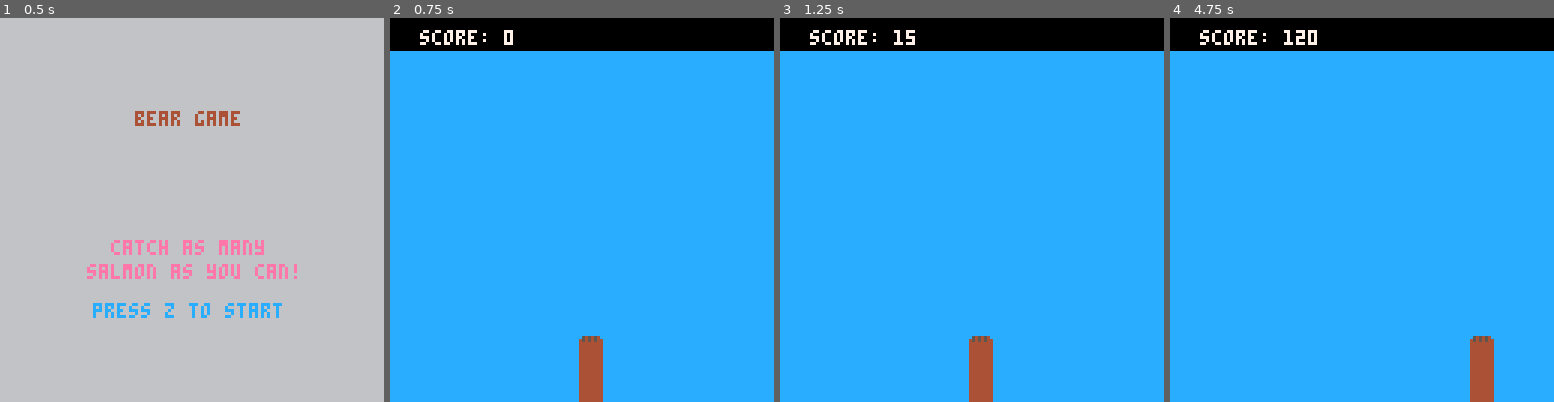
Above: before the commit, frames 1-4 (left to right).
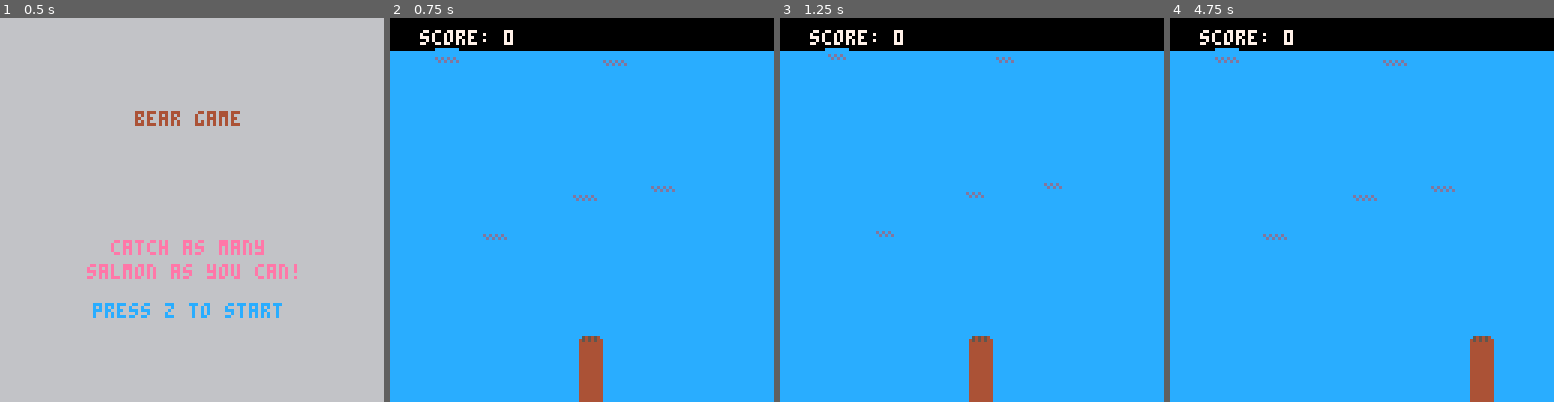
Above: after the commit, the same moments.

Repository: kirsty-gasston/bear-game
Game: PICO-8 cartridge bear-game.p8
Two runs of this game, one before a commit and one after it. Both use one fixed random seed, a clock stepped at 60 frames per second and the inputs below.
Inputs:
- Up to frame 1 (0.5 s): no input
- Up to frame 2 (0.75 s): tap O (Z key) at 0.7 s
- Up to frame 3 (1.25 s): no input
- Up to frame 4 (4.75 s): hold Right 1.6-2.1 s; tap O (Z key) every 0.4 s from 1.7 to 4.5 s; hold Right 2.47-3.03 s; hold Left 3.08-3.58 s; hold Right 4.02-4.68 s

Frame 1 is identical in both runs. In frame 2, 0.3% of the frame differs, in the area x 11-75%, y 7-58%; in frame 3, 0.4%; in frame 4, 0.5%, in the area x 11-75%, y 3-58%.

Commit message:
creating ripple sprites and initial ripple generation

Diff:
--- a/bear-game.p8
+++ b/bear-game.p8
@@ -15,10 +15,18 @@
 player.width = 7
 player.height = 7
 
+
+--salmon vars
+salmonspr = 0
+salmons = {}
+
 -- game loop
 
 function _init()
 -- this function runs as soon as the game loads
+ for x=1,5 do
+	 add(salmons, spawnsalmon())
+ end
 end
 
 function _update()
@@ -35,7 +43,17 @@
 	elseif scene==1 then
 		gamedraw()
 	end
-end
+
+end
+
+-- init functions
+function spawnsalmon()
+local salmon = {}
+      salmon.x = rnd(screenwidth)
+      salmon.y = rnd((screenheight/4) + (screenheight / 2))
+return salmon
+end
+
 -- update functions
 function titleupdate()
 	if btnp(4) then
@@ -44,10 +62,17 @@
 end
 
 function gameupdate()
-	score+=1
+	--score+=1
 	playercontrol()
-end
-
+	salmonupdate()
+end
+
+function salmonupdate()
+	salmonspr += 1
+	if salmonspr >= 30 then
+		salmonspr = 0
+	end
+end
 -- draw functions
 function titledraw()
 	local titletxt = "bear game"
@@ -59,14 +84,25 @@
  print(instructtxt, hcenter(instructtxt), (screenheight/4)+(screenheight/3), 14)
  print(instructtxt2, hcenter(instructtxt2), (screenheight/4)+(screenheight/2.5), 14)
 	print(starttxt, hcenter(starttxt), (screenheight/4)+(screenheight/2),12)
-
 end
 
 function gamedraw()
 	rectfill(0,0,screenwidth, screenheight, 12)
 	rectfill(0,0,screenwidth, 10, 0)
 	print("score: " .. score, 10, 4, 7)
+	salmondraw()
 	playerdraw()
+end
+
+function salmondraw()
+	for salmon in all(salmons) do
+	if salmonspr < 15 then
+	 	spr(1, salmon.x, salmon.y)
+	 else
+	 	spr(2, salmon.x, salmon.y)
+	end
+	end
+
 end
 
 -- handle button inputs
@@ -124,9 +160,9 @@
 __gfx__
 00000000cccccccccccccccc05454540bbbbbbbb000000eeeeeeee00000000000000000000000000000000000000000000000000000000000000000000000000
 00000000cccccccccccccccc45454544bbbbb3b3e0000eeeeeeeeee0000000000000000000000000000000000000000000000000000000000000000000000000
-00700700cccccccccccccccc44444444bbbbbb3bee00eeeeeeeeeeee000000000000000000000000000000000000000000000000000000000000000000000000
+00700700cccccccccdcdcdcc44444444bbbbbb3bee00eeeeeeeeeeee000000000000000000000000000000000000000000000000000000000000000000000000
 00077000dcdcdcdcccdcdcdc44444444bbbbbbbbeeeeeeeeeeeeeeee000000000000000000000000000000000000000000000000000000000000000000000000
-00077000cdcdcdcdcdcdcdcc44444444bbbbbbbbeeeeeeeeeeeeeeee000000000000000000000000000000000000000000000000000000000000000000000000
+00077000cdcdcdcdcccccccc44444444bbbbbbbbeeeeeeeeeeeeeeee000000000000000000000000000000000000000000000000000000000000000000000000
 00700700cccccccccccccccc44444444b3b3bbbbee00eeeeeeeeeeee000000000000000000000000000000000000000000000000000000000000000000000000
 00000000cccccccccccccccc44444444bb3bbbbbe0000eeeeeeeeee0000000000000000000000000000000000000000000000000000000000000000000000000
 00000000cccccccccccccccc44444444bbbbbbbb000000eeeeeeee00000000000000000000000000000000000000000000000000000000000000000000000000
